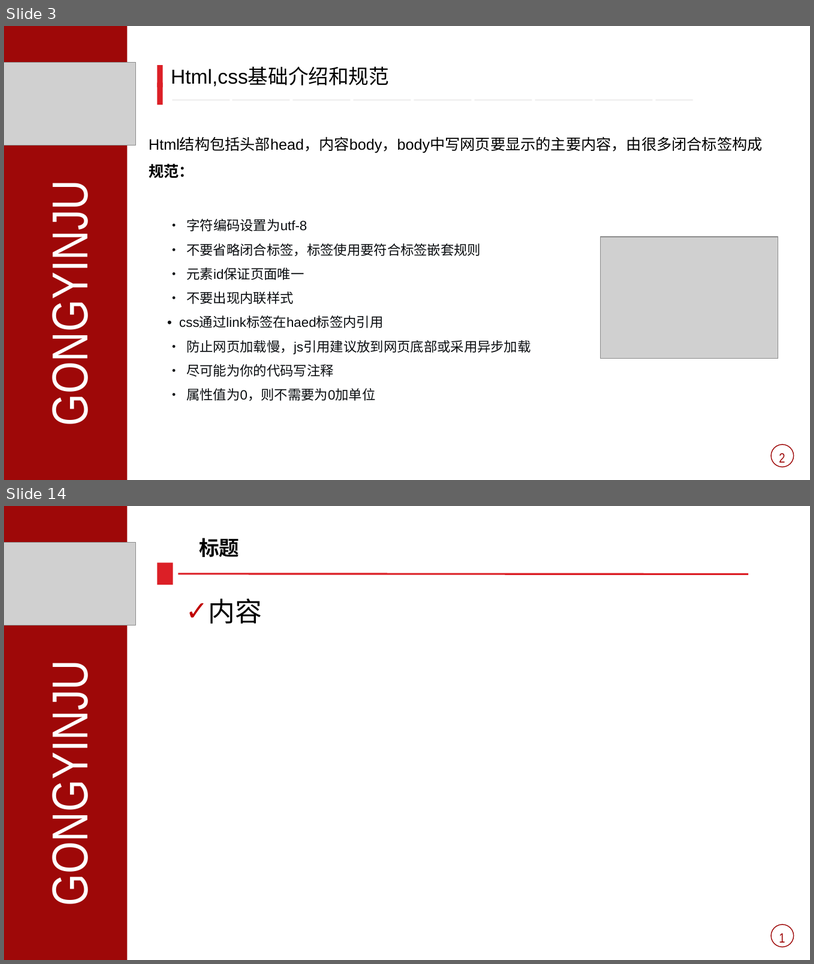
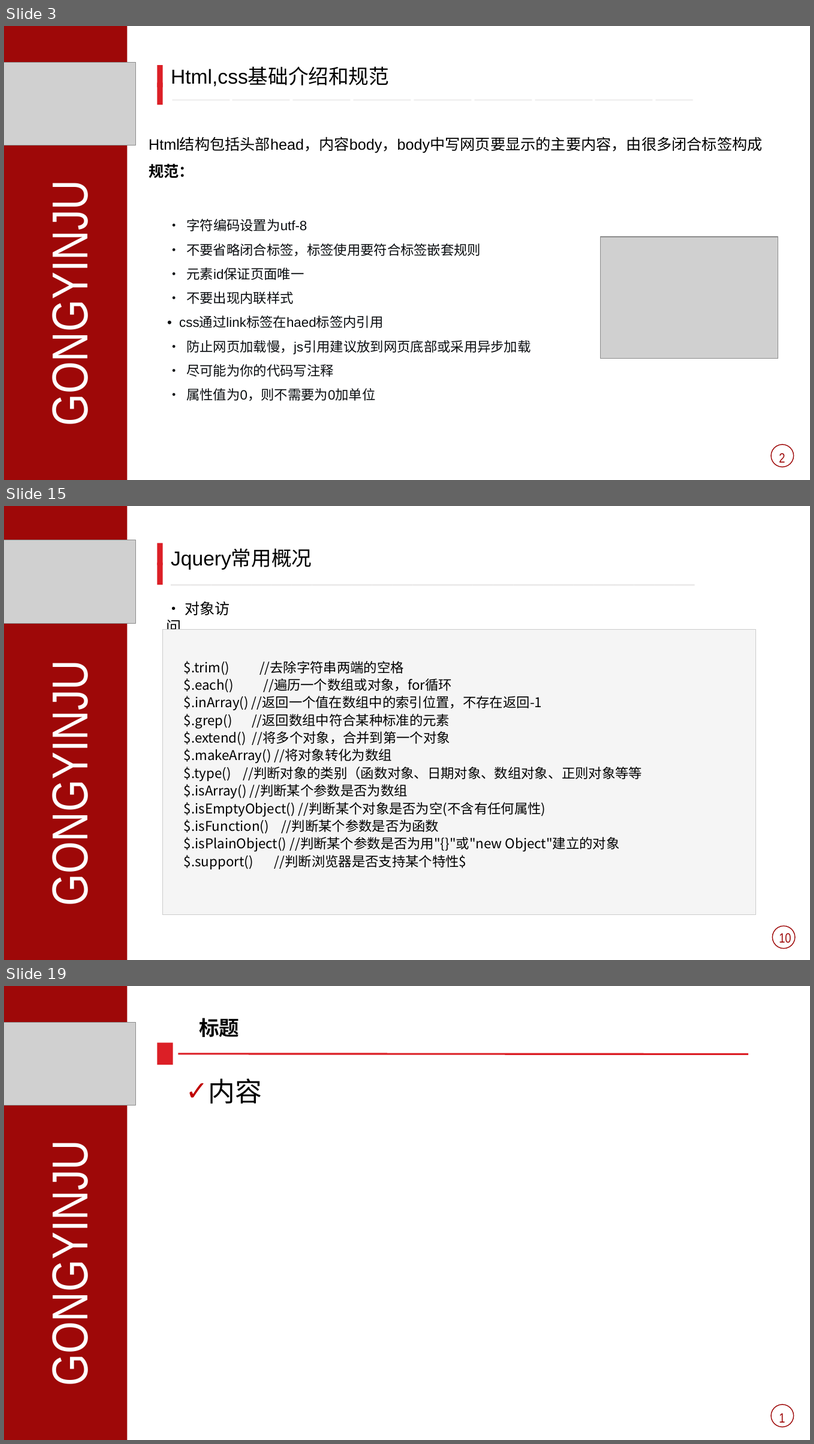
Before and after one commit to fanpeiyao/printTpl, a slide deck: 前端培训.ppt. Shown one above the other, each under a label of ours: slides 3 and 14 before the commit, slides 3, 15 and 19 after it; the slides between them are not shown. The pictures are 814x964 and 814x1444 pixels, drawn with LibreOffice and Linux fonts; fonts in the diff are those of the drawing; grey boxes stand for pictures. Boxes give left, top, right and bottom in pixels: in the first picture for what was removed or moved away, otherwise in the second. Text is boxed around its words. In the diff, an @@ line names an element or a change of style, - is before the commit and + after.

```diff
--- a/前端培训.ppt
+++ b/前端培训.ppt
@@ slide 15 added at box(4, 506, 810, 960), background #FFFFFF @@
@@ rectangle added at box(4, 506, 128, 960), fill #9E0808 @@
@@ picture added at box(4, 540, 137, 623) @@
@@ rectangle added at box(157, 543, 162, 565), fill #DC1F26 @@
@@ text added at box(171, 549, 312, 570), 24 pt, text #E7E6E6 @@
+Jquery常用概况
+——————————————————————————
@@ rectangle added at box(157, 563, 162, 585), fill #DC1F26 @@
@@ text added at box(167, 601, 230, 630), 18 pt, text #000000 @@
+• 对象访问
@@ rectangle added at box(162, 629, 756, 914), fill #F5F5F5, outline #CCCCCC 0.74 pt @@
@@ text added at box(184, 661, 642, 869), 16 pt, text #000000 @@
+$.trim() //去除字符串两端的空格
+$.each() //遍历一个数组或对象，for循环
+$.inArray() //返回一个值在数组中的索引位置，不存在返回-1
+$.grep() //返回数组中符合某种标准的元素
+$.extend() //将多个对象，合并到第一个对象
+$.makeArray() //将对象转化为数组
+$.type() //判断对象的类别（函数对象、日期对象、数组对象、正则对象等等
+$.isArray() //判断某个参数是否为数组
+$.isEmptyObject() //判断某个对象是否为空(不含有任何属性)
+$.isFunction() //判断某个参数是否为函数
+$.isPlainObject() //判断某个参数是否为用"{}"或"new Object"建立的对象
+$.support() //判断浏览器是否支持某个特性$
@@ text added at box(41, 684, 98, 898), 60 pt, text #FFFFFF @@
+GONGYINJU
@@ ellipse added at box(773, 925, 795, 948), outline #9E0808 0.99 pt @@
@@ text added at box(779, 933, 791, 943), 16 pt, text #9E0808 @@
+10
@@ what was slide 14 is now slide 19 @@
```
Also in this commit, not shown: 10 slides changed, 4 other slides added.
